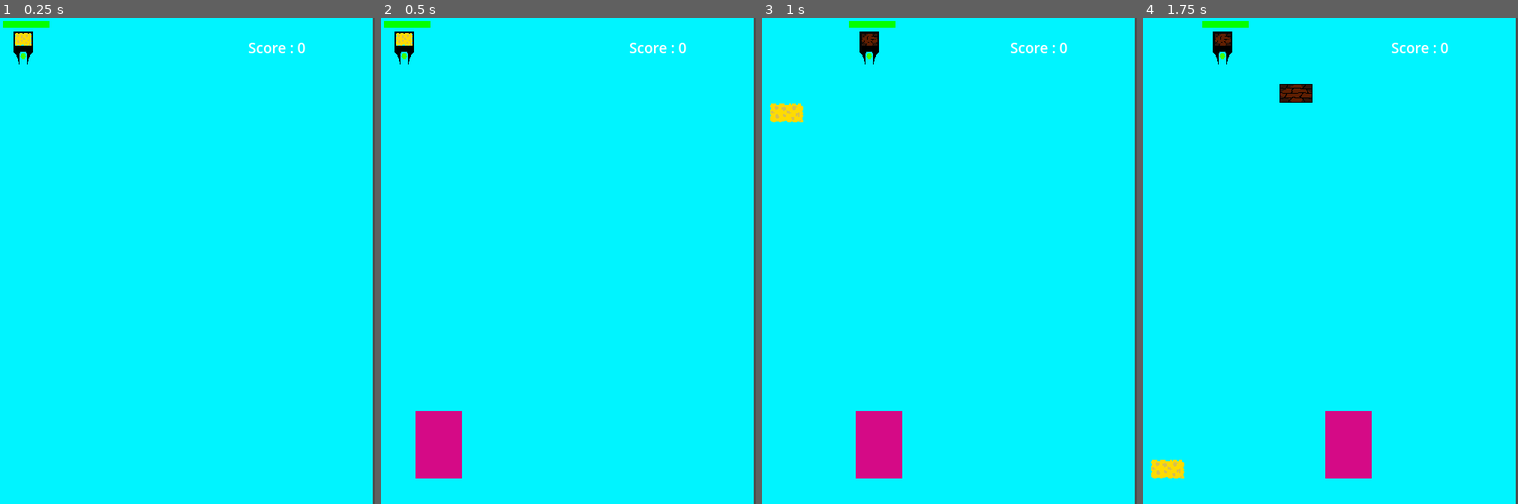
Above: before the commit, frames 1-4 (left to right).
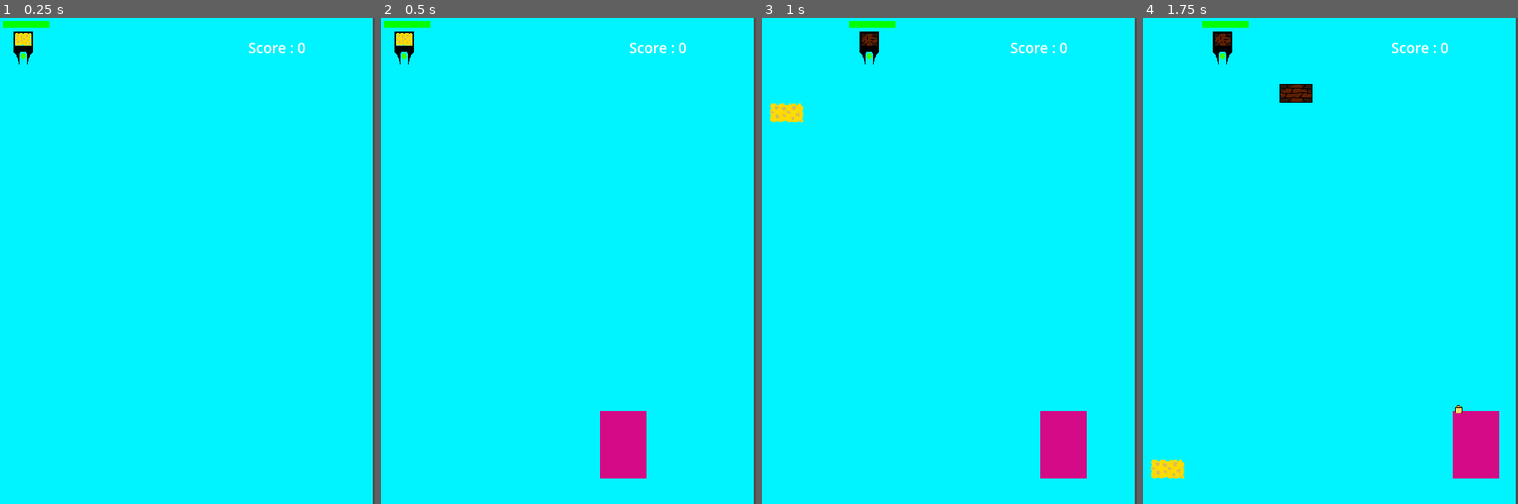
Above: after the commit, the same moments.

Repository: SH312-code/sdc-game_jam-2
Game: Godot game, scene res://Scenes/main.tscn
The game is run twice, just before and just after one commit, with the same random seed, the same clock (stepped at 60 frames per second) and the same inputs.
Inputs:
- Up to frame 1 (0.25 s): no input
- Up to frame 2 (0.5 s): no input
- Up to frame 3 (1 s): hold Right (ui_right) from 0.53 s (still down); hold Space (Space_key) from 0.53 s (still down)
- Up to frame 4 (1.75 s): release Right (ui_right) at 1.28 s; release Space (Space_key) at 1.28 s; hold Left (ui_left) from 1.28 s (still down); tap Space (Space_key) at 1.35 s

Frame 1 is identical in both runs. In frame 2, 3.4% of the frame differs, in the area x 9-71%, y 80-95%; in frame 3, 3.4%; in frame 4, 3.5%, in the area x 48-95%, y 79-95%.

Commit message:
Add files via upload

Diff:
--- a/Scenes/hostile/bullet.tscn
+++ b/Scenes/hostile/bullet.tscn
@@ -17,7 +17,10 @@
 
 [node name="Area2D_of_bullet" type="Area2D" parent="."]
 collision_layer = 4
+collision_mask = 3
 
 [node name="CollisionShape2D" type="CollisionShape2D" parent="Area2D_of_bullet"]
 position = Vector2(5.5, 6)
 shape = SubResource("RectangleShape2D_iai13")
+
+[connection signal="area_entered" from="Area2D_of_bullet" to="." method="_on_area_2d_of_bullet_area_entered"]
--- a/Scripts/bricks/base_brick.gd
+++ b/Scripts/bricks/base_brick.gd
@@ -16,8 +16,7 @@
 
 
 # Called every frame. 'delta' is the elapsed time since the previous frame.
-func _process(delta: float) -> void:
-
+func _process(_delta: float) -> void:
 		for overlapped_area in $RigidBody2D.get_child(2).get_overlapping_areas():
 			if falling:
 				if GlobalVariables.SEARCHING_FOR_BRICK.search(str(overlapped_area)):
--- a/Scripts/global_variables.gd
+++ b/Scripts/global_variables.gd
@@ -11,8 +11,3 @@
 
 
 # Called every frame. 'delta' is the elapsed time since the previous frame.
-func _process(delta):
-	pass
-
-func funkytown():
-	print("recieverered")
--- a/Scripts/hostile/bullet.gd
+++ b/Scripts/hostile/bullet.gd
@@ -13,3 +13,9 @@
 		queue_free()
 func set_x_y(x: float, y: float):
 	position = Vector2(x,y)
+
+
+
+func _on_area_2d_of_bullet_area_entered(area: Area2D): # Replace with function body.
+	if GlobalVariables.SEARCHING_FOR_BRICK.search(str(area)):
+		queue_free()
--- a/Scripts/hostile/shooting_enemy_variant.gd
+++ b/Scripts/hostile/shooting_enemy_variant.gd
@@ -15,7 +15,6 @@
 	var r = randf_range(0, 1)
 	var g = randf_range(0, 1)
 	var b = randf_range(0, 1)
-	print(r," does ", g, " thre ", b)
 	modulate = Color(r, g, b)
 
 
@@ -27,9 +26,7 @@
 		killable = true
 	if dt > 0.01 and not spawned:
 		spawned = true
-		print($EnemyArea.get_overlapping_areas())
 		for area_colliding in $EnemyArea.get_overlapping_areas():
-			print(area_colliding)
 			if GlobalVariables.SEARCHING_FOR_BRICK.search(str(area_colliding)):
 				area_colliding.get_parent().get_parent().destroy()
 	var movement_amount = delta * speed * direction
@@ -38,8 +35,11 @@
 	else:
 		position.x += movement_amount
 	can_rotate = true
-
-
+	if dt > shoot_delay: #spawns bullet every second
+		dt -= shoot_delay
+		var hold = bullet.instantiate()
+		hold.set_x_y(position.x, position.y)
+		get_tree().current_scene.add_child(hold)
 
 func _on_enemy_area_area_entered(area):
 	var parent_area = area.get_parent().get_parent()
--- a/Scripts/main.gd
+++ b/Scripts/main.gd
@@ -20,7 +20,7 @@
 		#spawn new enemy
 		var hold = enemy.instantiate()
 		hold.died.connect(update_score)
-		hold.position = Vector2(randi_range(6, 500), get_child(2).position.y - hold.get_child(0).get_meta("height", -999))
+		hold.position = Vector2(randi_range(0,440), get_child(2).position.y - hold.get_child(0).get_meta("height", -999))
 		get_tree().current_scene.add_child(hold)
 	if !game:
 		for i in get_children():
